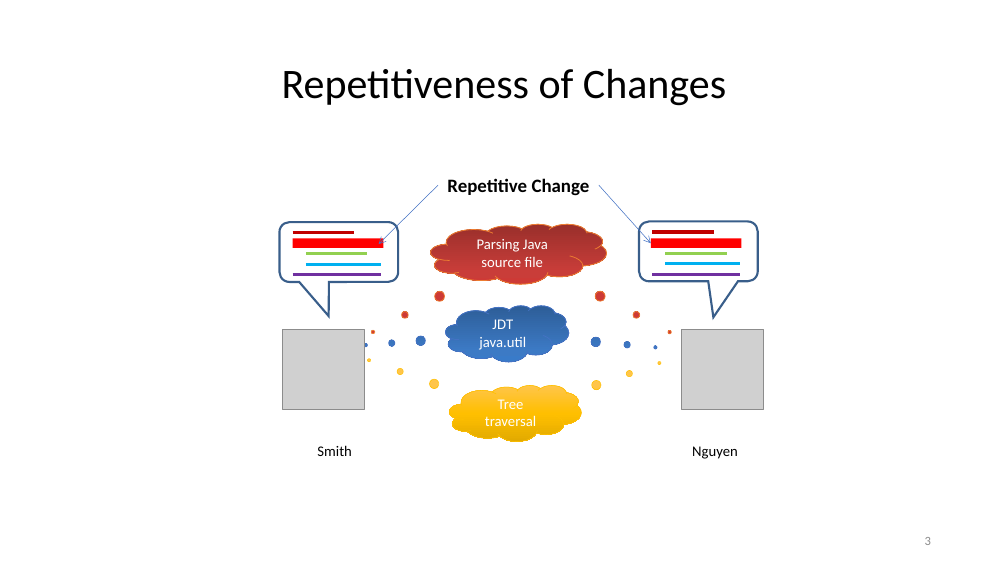
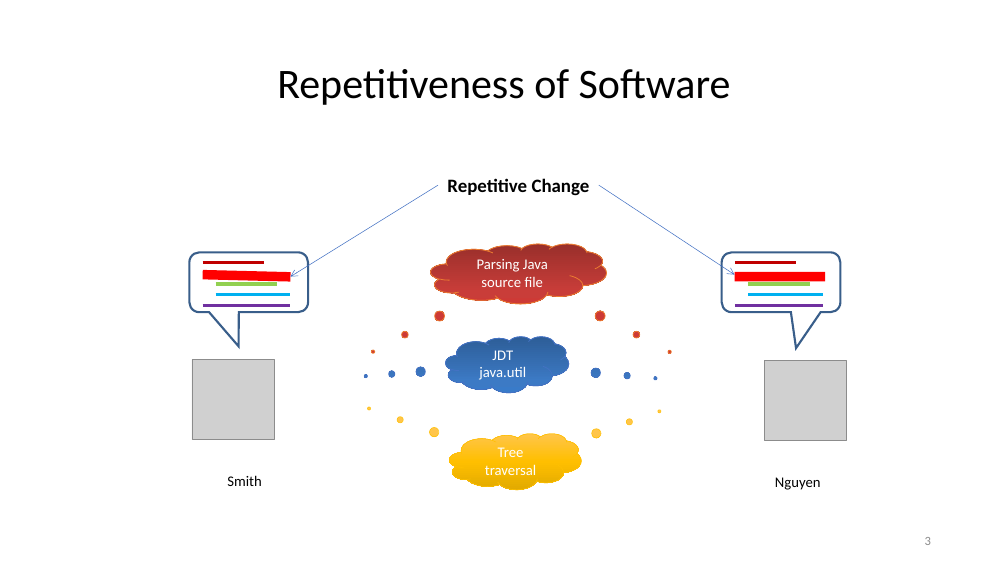
Before and after one commit to nguyenhoan/CPatMiner, a slide deck: slide 3 of CPatMiner_2.pptx. Drawn at 1008x567 pixels with LibreOffice and Linux fonts; fonts in the diff are those of the drawing; grey boxes stand for pictures. Boxes give left, top, right and bottom in pixels: in the first picture for what was removed or moved away, otherwise in the second. Text is boxed around its words. In the diff, an @@ line names an element or a change of style, - is before the commit and + after.

```diff
--- a/CPatMiner_2.pptx
+++ b/CPatMiner_2.pptx
@@ title at (277, 69, 731, 105): text changed @@
-Repetitiveness of Changes
+Repetitiveness of Software
@@ arrow moved from (438, 185) - (379, 244) to (438, 185) - (290, 277) @@
@@ arrow moved from (599, 185) - (651, 243) to (599, 185) - (735, 274) @@
@@ thought cloud "Parsing Java source file": place and size @@
-thought cloud "Parsing Java source file" at (431, 224, 607, 284)
+thought cloud "Parsing Java source file" at (431, 244, 607, 304)
@@ thought cloud "Parsing Java source file": place and size @@
-thought cloud "Parsing Java source file" at (431, 224, 607, 284)
+thought cloud "Parsing Java source file" at (431, 244, 607, 304)
@@ thought cloud "JDT": place and size @@
-thought cloud "JDT" at (445, 306, 569, 361)
+thought cloud "JDT" at (445, 337, 569, 392)
@@ 2 lines, 1 picture, 1 text, 1 rounded speech box: place and size @@
-2 lines, 1 picture, 1 text, 1 rounded speech box at (639, 222, 764, 459)
+2 lines, 1 picture, 1 text, 1 rounded speech box at (722, 253, 846, 490)
@@ 6 lines, 1 picture, 1 text, 1 rounded speech box: place and size @@
-6 lines, 1 picture, 1 text, 1 rounded speech box at (280, 222, 399, 456)
+6 lines, 1 picture, 1 text, 1 rounded speech box at (189, 253, 308, 486)
@@ line moved from (651, 243) - (742, 243) to (735, 277) - (826, 277) @@
@@ 3 lines: place and size @@
-3 lines at (653, 232, 740, 274)
+3 lines at (735, 263, 823, 306)
@@ thought cloud "JDT": place and size @@
-thought cloud "JDT" at (445, 306, 569, 361)
+thought cloud "JDT" at (445, 337, 569, 392)
@@ thought cloud "Tree traversal": place and size @@
-thought cloud "Tree traversal" at (449, 386, 582, 442)
+thought cloud "Tree traversal" at (449, 434, 582, 490)
@@ thought cloud "Tree traversal": place and size @@
-thought cloud "Tree traversal" at (449, 386, 582, 442)
+thought cloud "Tree traversal" at (449, 434, 582, 490)
```
Also in this commit, not shown: 5 other slides changed, 2 slides removed.
